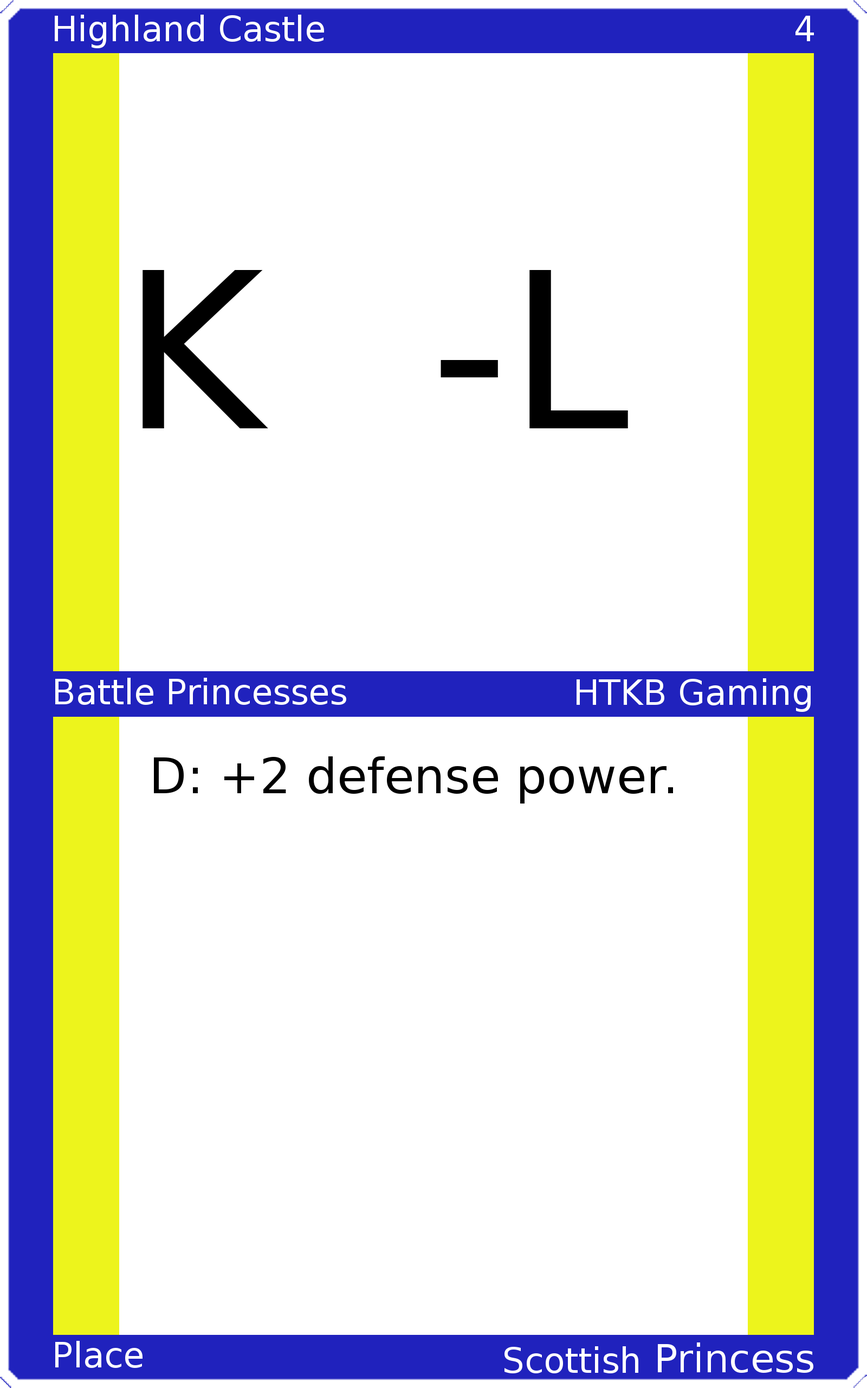
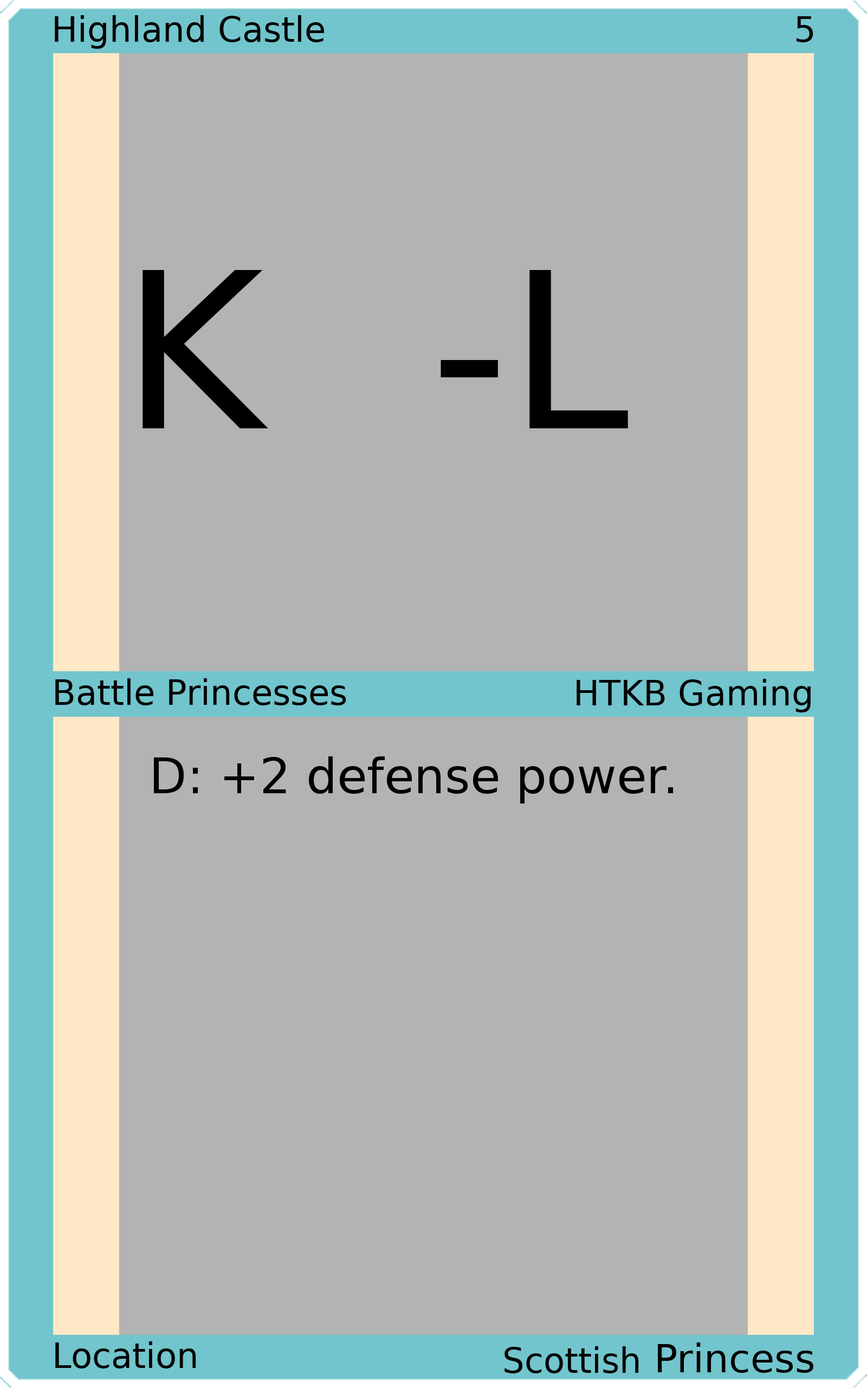
Layered file, before and after one edit (867px x 1388px). Changes by layer:
painted on "Upper Left" over [54, 14, 325, 49]
painted on "Upper Right" over [795, 15, 815, 43]
painted on "Mid Left" over [55, 677, 347, 706]
painted on "Mid Right" over [576, 678, 811, 713]
painted on "Bottom Left" over [55, 1340, 197, 1369]
painted on "Bottom Right" over [504, 1342, 814, 1373]
painted on "Border" over [0, 0, 867, 1388]
painted on "Top Background" over [119, 52, 748, 673]
painted on "Bottom Background" over [119, 715, 748, 1336]
painted on "Background" over [35, 35, 832, 1352]
